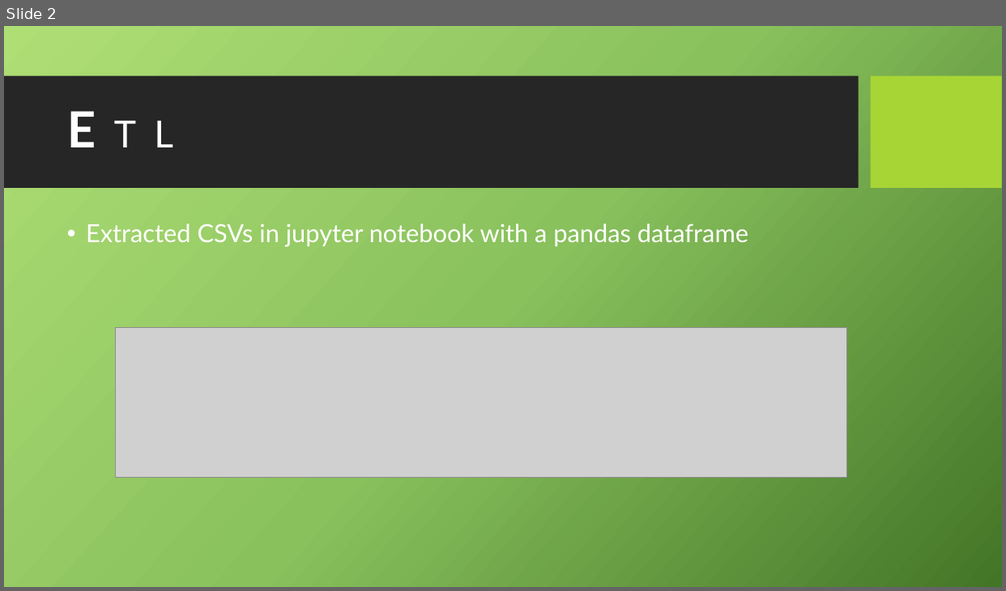
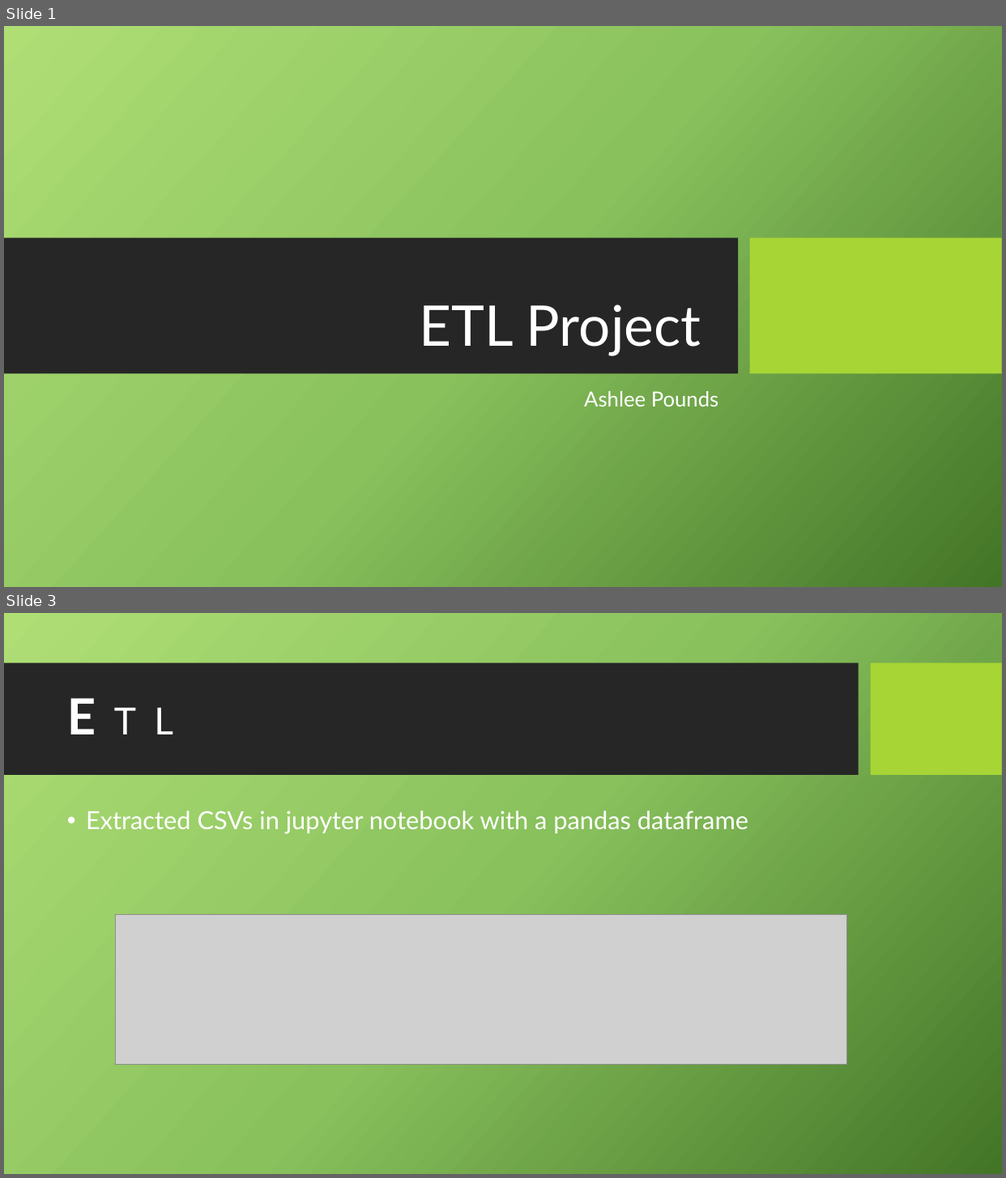
Before and after one commit to ashleep/Project-2-Pounds.Garland, a slide deck: ETL Project Presentation.pptx. Shown one above the other, each under a label of ours: slide 2 before the commit, slides 1 and 3 after it; the slides between them are not shown. The pictures are 1006x591 and 1006x1178 pixels, drawn with LibreOffice and Linux fonts; fonts in the diff are those of the drawing; grey boxes stand for pictures; background and template pictures are left out. Boxes give left, top, right and bottom in pixels: in the first picture for what was removed or moved away, otherwise in the second. Text is boxed around its words. In the diff, an @@ line names an element or a change of style, - is before the commit and + after.

Commit message:
final final project push

```diff
--- a/ETL Project Presentation.pptx
+++ b/ETL Project Presentation.pptx
@@ slide 1 added at bbox=[4, 26, 1002, 587], background picture (left out) @@
@@ rectangle added at bbox=[4, 238, 739, 374], fill #262626 @@
@@ rectangle added at bbox=[750, 238, 1002, 374], fill #A7D535 @@
@@ title added at bbox=[420, 305, 701, 356], 54 pt, text #FFFFFF @@
+ETL Project
@@ subtitle added at bbox=[584, 391, 718, 407], 20 pt, text #FFFFFF @@
+Ashlee Pounds
@@ what was slide 2 is now slide 3 @@
```
Also in this commit, not shown: 3 slides changed, 1 other slide added, 1 other file.
